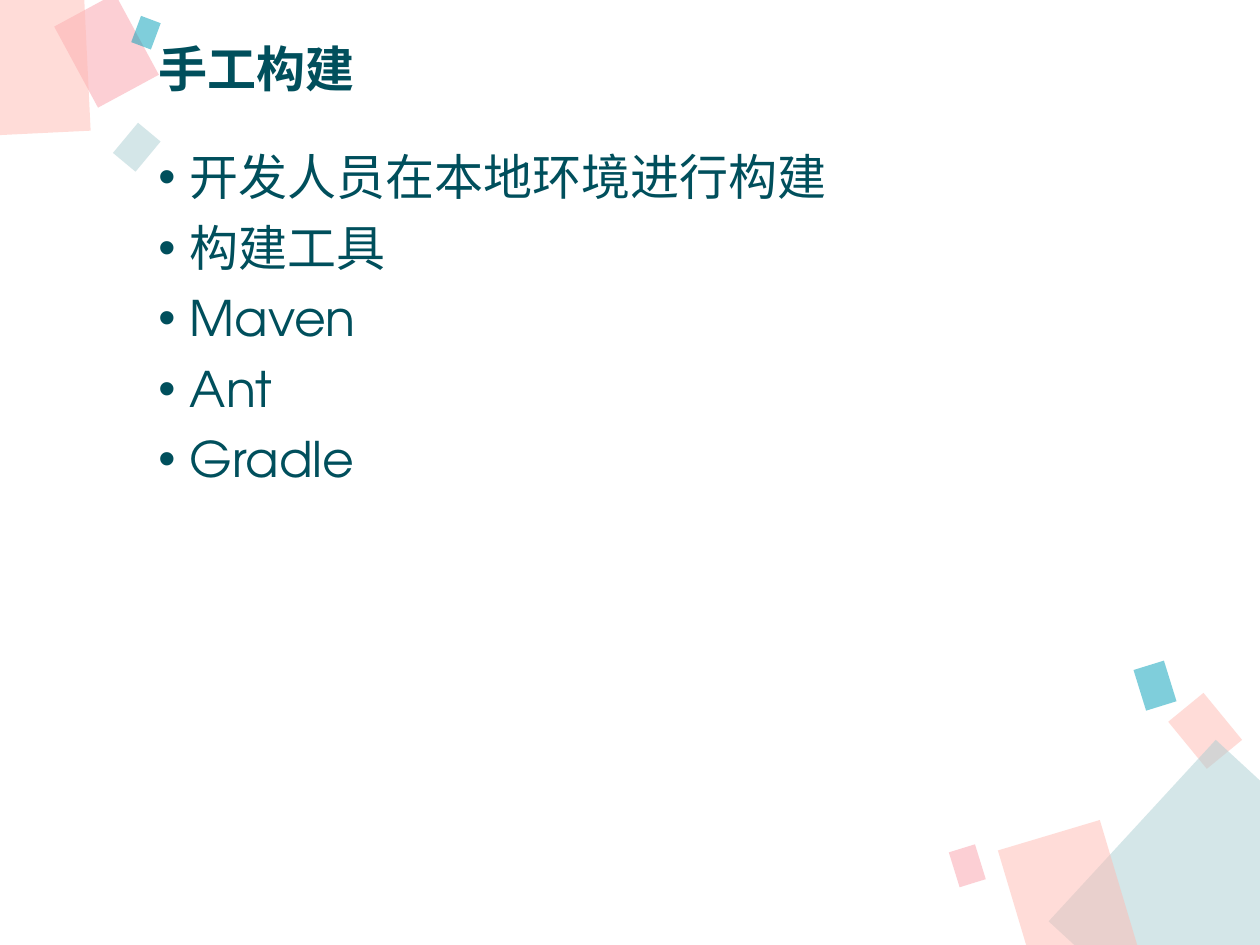
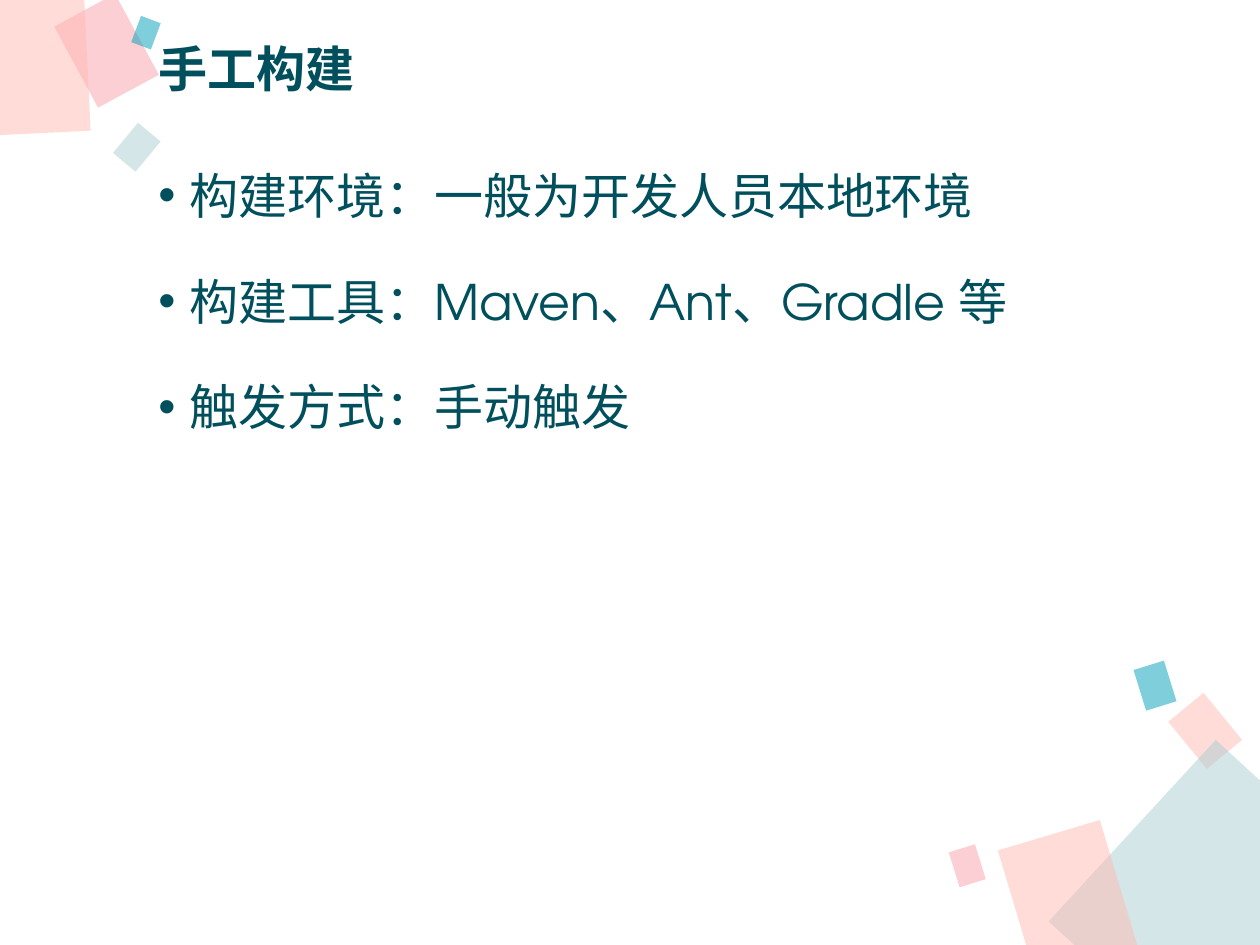
Before and after one commit to xianmomo/demo, a slide deck: slide 4 of 新员工入职指引/信息技术部版本构建及发布过程.pptx. Drawn at 1260x945 pixels with LibreOffice and Linux fonts; fonts in the diff are those of the drawing. Boxes give left, top, right and bottom in pixels: in the first picture for what was removed or moved away, otherwise in the second. Text is boxed around its words. In the diff, an @@ line names an element or a change of style, - is before the commit and + after.

```diff
--- a/新员工入职指引/信息技术部版本构建及发布过程.pptx
+++ b/新员工入职指引/信息技术部版本构建及发布过程.pptx
@@ text at (190,172,1008,429): text changed @@
-• 开发人员在本地环境进行构建
-• 构建工具
-• Maven
-• Ant
-• Gradle
+• 构建环境：一般为开发人员本地环境
+• 构建工具：Maven、Ant、Gradle 等
+• 触发方式：手动触发
```
Also in this commit, not shown: 8 other slides changed, 1 slide added, 1 slide removed.
